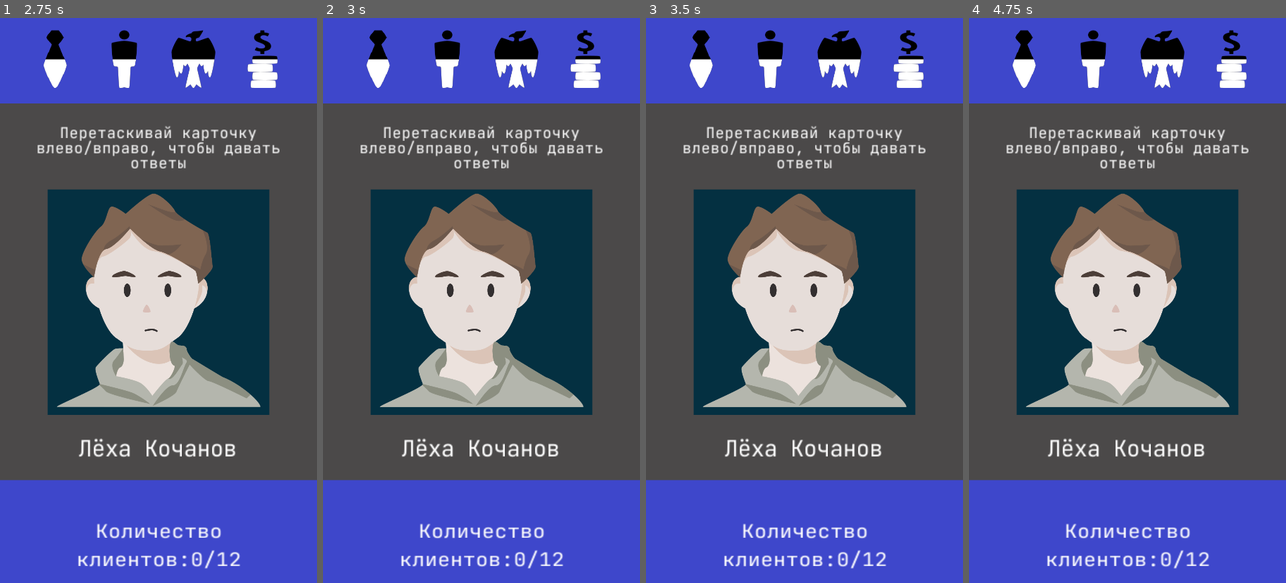
Above: before the commit, frames 1-4 (left to right).
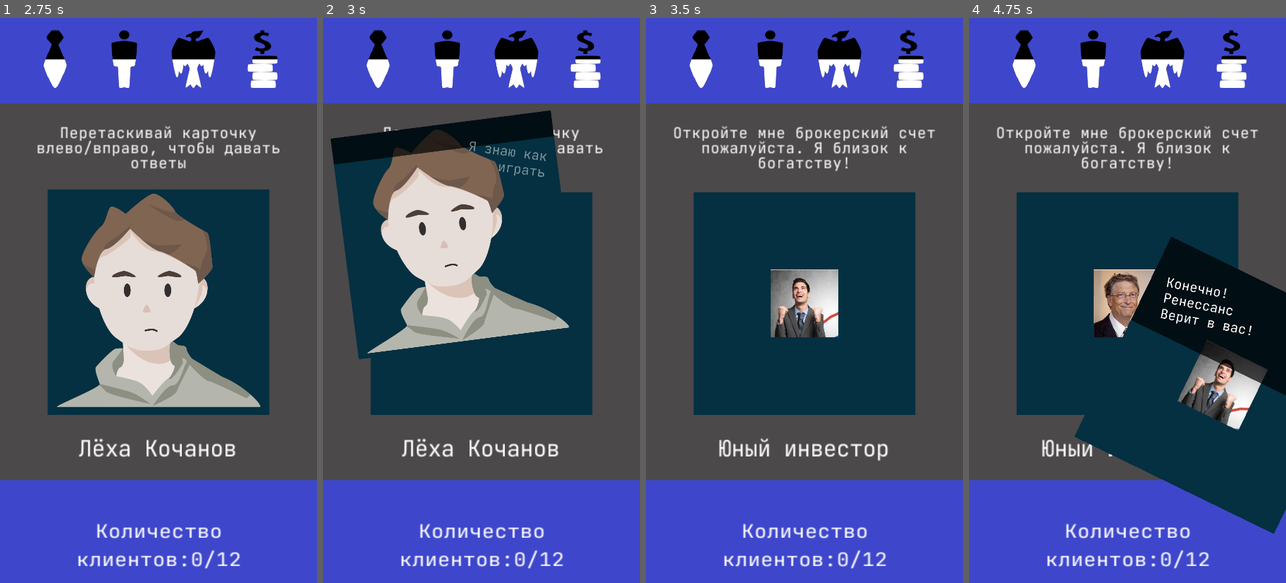
Above: after the commit, the same moments.

Repository: Nothengem/Detectivus
Game: Godot game, scene res://Scenes/StartMenu.tscn
Same seed, same stepped clock (60 frames per second), same inputs: the game is played once before the commit and once after it.
Inputs (mouse positions are in pixels of both pictures, inside the frame that each line leads up to):
- Up to frame 1 (2.75 s): tap Enter at 0.5 s; move the mouse to (228, 272) at 0.52 s; click (228, 272) at 0.67 s; tap Space at 1.25 s; drag from (158, 306) to (142, 413) at 1.27 s; move the mouse to (190, 176) at 2.02 s; click (190, 176) at 2.17 s
- Up to frame 2 (3 s): drag from (465, 413) to (386, 215) at 2.77 s
- Up to frame 3 (3.5 s): no input
- Up to frame 4 (4.75 s): move the mouse to (1222, 385) at 3.52 s; click (1222, 385) at 3.67 s; tap Enter at 4.25 s; drag from (1032, 215) to (1127, 300) at 4.27 s

Frame 1 is identical in both runs. In frame 2, 25% of the frame differs, in the area x 2-86%, y 16-69%; in frame 3, 15%; in frame 4, 31%, in the area x 8-100%, y 19-92%.

Commit message:
Новые спрайты, переработал базу данных карт

Diff:
--- a/CardDataBase.gd
+++ b/CardDataBase.gd
@@ -19,7 +19,7 @@
 
 const DATA = {
 
-	Tutorial1 :
+	"Tutorial1" :
 		["Tutorial", #ссылка на папку персонажей 0
 		"AlexeyKochanov", #кто говорит 1, портрет
 		"Перетаскивай карточку влево/вправо, чтобы давать ответы", #что говорит 2
@@ -38,7 +38,7 @@
 		"Random", #Следующая карта на право 15 (ДА)
 		"None"], #Игровое событие
 
-	Tutorial2 :
+	"Tutorial2" :
 		["Tutorial",
 		"AlexeyKochanov", #кто говорит
 		"Сохраняй баланс, чтобы удержаться на банковском рынке", #что говорит
@@ -57,7 +57,7 @@
 		"Random",
 		"None"],
 
-	Tutorial3 :
+	"Tutorial3" :
 		["Tutorial",
 		"AlexeyKochanov", #кто говорит
 		"4 показателя вверху. Нельзя опускать их до минимума и максимума", #что говорит
@@ -76,7 +76,7 @@
 		"Random",
 		"None"],
 
-	Tutorial4 :
+	"Tutorial4" :
 		["Tutorial",
 		"AlexeyKochanov", #кто говорит
 		"Моральных дух банка,  отношение людей, отношение ЦБ и финансы", #что говорит
@@ -95,7 +95,7 @@
 		"Random",
 		"None"],
 
-	Random1 :
+	"Random1" :
 		["Characters", #ссылка на папку персонажей 0
 		"AnastasiyaMalkova", #кто говорит 1
 		"Мне нужен кредит в 1'000'000. Отдам быстро", #что говорит 2
@@ -114,7 +114,7 @@
 		"Random",
 		"None"],
 
-	Random2 :
+	"Random2" :
 		["Characters",
 		"AnastasiyaCherevatkina", #кто говорит
 		"Я просто мимо проходила, не обращай внимание", #что говорит
@@ -133,7 +133,7 @@
 		"Random2b",
 		"None"],
 
-	Random2a :
+	"Random2a" :
 		["Characters",
 		"AnastasiyaCherevatkina", #кто говорит
 		"500'000 под 10% говорите??? Дайте два!", #что говорит
@@ -152,7 +152,7 @@
 		"Random",
 		"None"],
 
-	Random2b :
+	"Random2b" :
 		["Characters",
 		"AnastasiyaCherevatkina", #кто говорит
 		"Охеренел!? Я тебя сама сейчас так кредитану!", #что говорит
@@ -171,7 +171,7 @@
 		"Random",
 		"None"],
 
-	Random3 :
+	"Random3" :
 		["Characters",
 		"AlexeySilkin", #кто говорит
 		"Мне нужна дебетовка. Желательно с бонусами", #что говорит
@@ -186,11 +186,11 @@
 		-15, #Люди на право 11
 		+10, #ЦБ на право 12
 		0, #Деньги на право 13
-		"Random",
-		"Random5a",
-		"None"],
-
-	Random3a :
+		"Random3a",
+		"Random",
+		"None"],
+
+	"Random3a" :
 		["Characters",
 		"AlexeySilkin", #кто говорит
 		"Говорите кредита даёт больше свободы? Ну давайте...", #что говорит
@@ -205,11 +205,11 @@
 		0, #Люди на право 11
 		+20, #ЦБ на право 12
 		-10, #Деньги на право 13
-		"Random",
-		"Random5b",
-		"None"],
-
-	Random3b :
+		"Random3b",
+		"Random",
+		"None"],
+
+	"Random3b" :
 		["Characters",
 		"AlexeySilkin", #кто говорит
 		"Блин да хорош уже меня разводить! Я ухожу!", #что говорит
@@ -224,11 +224,11 @@
 		-20, #Люди на право 11
 		-20, #ЦБ на право 12
 		0, #Деньги на право 13
-		"Random5c",
-		"Random",
-		"None"],
-
-	Random3c :
+		"Random3c",
+		"Random",
+		"None"],
+
+	"Random3c" :
 		["Characters",
 		"AlexeySilkin", #кто говорит
 		"Ок", #что говорит
@@ -247,7 +247,7 @@
 		"Random",
 		"None"],
 
-	Random4 :
+	"Random4" :
 		["Characters",
 		"Bman", #кто говорит
 		"Никто не даёт мне кредит... на ремонт не хватает. Дадите?", #что говорит
@@ -266,7 +266,7 @@
 		"Random",
 		"None"],
 
-	Random5 :
+	"Random5" :
 		["Characters",
 		"CBomjMan", #кто говорит
 		"Привет! Я за баблом! хахахаха!!! Возвращать, конечно не буду xD", #что говорит
@@ -281,11 +281,11 @@
 		-20, #Люди на право 11
 		-20, #ЦБ на право 12
 		0, #Деньги на право 13
-		"Random",
 		"Random5a",
-		"None"],
-
-	Random5a :
+		"Random5a",
+		"None"],
+
+	"Random5a" :
 		["Characters",
 		"CBomjMan", #кто говорит
 		"Я буду жаловаться в ЦБ! Сильно при сильно!", #что говорит
@@ -304,7 +304,7 @@
 		"Random",
 		"None"],
 
-	Random6 :
+	"Random6" :
 		["Characters", #ссылка на папку персонажей 0
 		"DmitriyOvsyannikov", #кто говорит 1
 		"Я пришел сюда за кредиткой. Больше ничего не предлагать!", #что говорит 2
@@ -323,7 +323,7 @@
 		"Random",
 		"None"],
 
-	Random7 :
+	"Random7" :
 		["Characters",
 		"Chechen", #кто говорит
 		"В вашАм Панке у меня есть кредиДка. ХАчу втАрАя братан", #что говорит
@@ -342,7 +342,7 @@
 		"Random",
 		"None"],
 
-	Random8 :
+	"Random8" :
 		["Characters",
 		"BArtem", #кто говорит
 		"Мне пришла СМС о том, что одобрена кредитная карта", #что говорит
@@ -361,7 +361,7 @@
 		"Random",
 		"None"],
 
-	Random9 :
+	"Random9" :
 		["Characters",
 		"KristinaStepanova", #кто говорит
 		"Хочу положить деньги на депозит. 400'000.", #что говорит
@@ -380,7 +380,7 @@
 		"Random",
 		"None"],
 
-	Random10 :
+	"Random10" :
 		["Characters",
 		"Babylia", #кто говорит
 		"Я принесла 10'000 на депозит. Через год накопится мильён?", #что говорит
@@ -399,7 +399,7 @@
 		"Random",
 		"None"],
 
-	Random11 :
+	"Random11" :
 		["Characters", #ссылка на папку персонажей 0
 		"IlonMask", #кто говорит 1
 		"Я принес немного денег на депозит. Где разгрузить грузовик?", #что говорит 2
@@ -418,7 +418,7 @@
 		"Random",
 		"None"],
 
-	Random12 :
+	"Random12" :
 		["Characters",
 		"Mafiosi", #кто говорит
 		"За мной гонятся! Быстрее возьмите деньги на сохранение!", #что говорит
@@ -431,7 +431,7 @@
 		"Random",
 		"None"],
 
-	Random13 :
+	"Random13" :
 		["Characters",
 		"GrishaGrachev", #кто говорит
 		"Хочу открыть брокерский счет", #что говорит
@@ -450,7 +450,7 @@
 		"Random",
 		"None"],
 
-	Random13a :
+	"Random13a" :
 		["Characters",
 		"GrishaGrachev", #кто говорит
 		"Нет, спасибо. Только брокерский счет", #что говорит
@@ -469,7 +469,7 @@
 		"Random",
 		"None"],
 
-	Random13b :
+	"Random13b" :
 		["Characters",
 		"GrishaGrachev", #кто говорит
 		"СКОЛЬКО??? Ладно... проинвестируем. Спасибо", #что говорит
@@ -488,7 +488,7 @@
 		"Random",
 		"None"],
 
-	Random14 :
+	"Random14" :
 		["Characters",
 		"BitKogan", #кто говорит
 		"Я бы потестил брокерские услуги и написал обзор", #что говорит
@@ -507,7 +507,7 @@
 		"Random",
 		"None"],
 
-	Random15 :
+	"Random15" :
 		["Characters",
 		"InvestorJunior", #кто говорит
 		"Откройте мне брокерский счет пожалуйста. Я близок к богатству!", #что говорит
@@ -526,7 +526,7 @@
 		"Random",
 		"None"],
 
-	Random16 :
+	"Random16" :
 		["Characters",
 		"OstapBender", #кто говорит
 		"Я опытны инвестор. Раскрою банку секреты... за плату", #что говорит
@@ -545,7 +545,7 @@
 		"Random",
 		"None"],
 
-	Random17 :
+	"Random17" :
 		["Characters",
 		"OlegTinkoff", #кто говорит
 		"Мой Банк разорился. Дайте денег на покупку телека, плиз", #что говорит
@@ -564,7 +564,7 @@
 		"Random",
 		"None"],
 
-	Random17a :
+	"Random17a" :
 		["Characters",
 		"OlegTinkoff", #кто говорит
 		"Да. Ваш Банк разорил мой. Дайте денег... плиз", #что говорит
@@ -583,7 +583,7 @@
 		"Random",
 		"None"],
 
-	Random18 :
+	"Random18" :
 		["Characters",
 		"BillGates", #кто говорит
 		"Никогда не брал кредиты. Хочу купить чайник. Займёте?", #что говорит
@@ -602,7 +602,7 @@
 		"Random",
 		"None"],
 
-	Random18a :
+	"Random18a" :
 		["Characters",
 		"BillGates", #кто говорит
 		"Да, ничего. Просто дурью маюсь", #что говорит
@@ -621,7 +621,7 @@
 		"Random",
 		"None"],
 
-	Random19 :
+	"Random19" :
 		["Characters",
 		"Putin", #кто говорит
 		"Некогда объяснять. Срочно нужны деньги на диван", #что говорит
@@ -640,7 +640,7 @@
 		"Random",
 		"None"],
 
-	Random20 :
+	"Random20" :
 		["Characters",
 		"MegaBomj", #кто говорит
 		"Я сейчас выбью из вас деньги себе на машину!!!", #что говорит
@@ -659,7 +659,7 @@
 		"Random",
 		"None"],
 
-		Random21 :
+	"Random21" :
 		["Characters",
 		"RomanShabanov", #кто говорит
 		"Мне нужен кредит на хату. Дома не одобряют", #что говорит
@@ -678,7 +678,7 @@
 		"Random",
 		"None"],
 
-		Random21a :
+	"Random21a" :
 		["Characters",
 		"RomanShabanov", #кто говорит
 		"эээй а что так много... В европе дешевле!", #что говорит
@@ -697,7 +697,7 @@
 		"Random",
 		"None"],
 
-		Random22 :
+	"Random22" :
 		["Characters",
 		"CBreviewer", #кто говорит
 		"Покажите отчетность за прошлый квартал", #что говорит
@@ -716,8 +716,7 @@
 		"Random",
 		"CentralBankDice1"],
 
-
-	LooseTopHealth :
+	"LooseTopHealth" :
 		["LooseScreen", #ссылка на папку персонажей 0
 		"LooseTopHealth", #кто говорит 1
 		"Банк стал слишком уверенным в себе и нанял кучу сотрудников", #что говорит 2
@@ -736,7 +735,7 @@
 		"Random",
 		"None"],
 
-	LooseBottomHealth :
+	"LooseBottomHealth" :
 		["LooseScreen", #ссылка на папку персонажей 0
 		"LooseBottomHealth", #кто говорит 1
 		"Сотрудники потеряли веру в Банк", #что говорит 2
@@ -755,7 +754,7 @@
 		"Random",
 		"None"],
 
-	LooseTopLaw :
+	"LooseTopLaw" :
 		["LooseScreen", #ссылка на папку персонажей 0
 		"LooseTopLaw", #кто говорит 1
 		"В офис ринулась толпа радостных клиентов. Банк лопнул от потока людей", #что говорит 2
@@ -774,7 +773,7 @@
 		"Random",
 		"None"],
 
-	LooseBottomLaw :
+	"LooseBottomLaw" :
 		["LooseScreen", #ссылка на папку персонажей 0
 		"LooseBottomLaw", #кто говорит 1
 		"Ваш Банк нигде не любят. Клиенты закрыли все счета", #что говорит 2
@@ -793,7 +792,7 @@
 		"Random",
 		"None"],
 
-	LooseTopBanditism :
+	"LooseTopBanditism" :
 		["LooseScreen", #ссылка на папку персонажей 0
 		"LooseTopBanditism", #кто говорит 1
 		"Вы слишком заметны для ЦБ. Вас взяли под контроль", #что говорит 2
@@ -812,7 +811,7 @@
 		"Random",
 		"None"],
 
-	LooseBottomBanditism :
+	"LooseBottomBanditism" :
 		["LooseScreen", #ссылка на папку персонажей 0
 		"LooseBottomBanditism", #кто говорит 1
 		"Вы не светитесь перед ЦБ. ЦБ решил, что Банк не эффективен", #что говорит 2
@@ -831,7 +830,7 @@
 		"Random",
 		"None"],
 
-	LooseTopLuck :
+	"LooseTopLuck" :
 		["LooseScreen", #ссылка на папку персонажей 0
 		"LooseTopLuck", #кто говорит 1
 		"Ваш Банк затопило деньгами. Все погибли", #что говорит 2
@@ -850,7 +849,7 @@
 		"Random",
 		"None"],
 
-	LooseBottomLuck :
+	"LooseBottomLuck" :
 		["LooseScreen", #ссылка на папку персонажей 0
 		"LooseBottomLuck", #кто говорит 1
 		"Деньги закончились. Банку не на что существовать", #что говорит 2
--- a/Scenes/CharacterControl.tscn
+++ b/Scenes/CharacterControl.tscn
@@ -4,7 +4,7 @@
 [ext_resource path="res://Scenes/CharacterControl.gd" type="Script" id=2]
 
 [sub_resource type="RectangleShape2D" id=1]
-extents = Vector2( 124.199, 123.304 )
+extents = Vector2( 835.374, 1150.14 )
 
 [sub_resource type="Animation" id=2]
 resource_name = "Apperiance"
@@ -131,7 +131,6 @@
 self_modulate = Color( 1, 1, 1, 0 )
 
 [node name="CollisionShape2D" type="CollisionShape2D" parent="."]
-visible = false
 shape = SubResource( 1 )
 
 [node name="LeftChoose" type="Position2D" parent="."]
--- a/Scenes/MainScene.tscn
+++ b/Scenes/MainScene.tscn
@@ -34,7 +34,7 @@
 rect_pivot_offset = Vector2( 540, 960 )
 mouse_filter = 2
 __meta__ = {
-"_edit_use_anchors_": false
+"_edit_use_anchors_": true
 }
 
 [node name="GameBackGround2" type="NinePatchRect" parent="Control"]
@@ -62,7 +62,10 @@
 [node name="Character" parent="Control" instance=ExtResource( 4 )]
 mouse_filter = 2
 
-[node name="Control" parent="Control/Character/CharacterCard" index="1"]
+[node name="Control" parent="Control/Character/CharacterCardLeft" index="1"]
+visible = false
+
+[node name="Control" parent="Control/Character/CharacterCardRight" index="1"]
 visible = false
 
 [node name="Position2D" type="Position2D" parent="Control"]
@@ -73,4 +76,6 @@
 
 [editable path="Control/Character"]
 
-[editable path="Control/Character/CharacterCard"]
+[editable path="Control/Character/CharacterCardLeft"]
+
+[editable path="Control/Character/CharacterCardRight"]
--- a/Scenes/NextCharacter.gd
+++ b/Scenes/NextCharacter.gd
@@ -2,4 +2,4 @@
 
 
 func nextcardupdate():
-	$CharacterCard/CharacterPortrait.texture = load(Scriptwriter.NextCardImage)
+	$CharacterCardRight/CharacterPortrait.texture = load(Scriptwriter.NextCardImageRight)
--- a/Scenes/NextCharacter.tscn
+++ b/Scenes/NextCharacter.tscn
@@ -15,4 +15,8 @@
 "_edit_use_anchors_": true
 }
 
-[node name="CharacterCard" parent="." instance=ExtResource( 1 )]
+[node name="CharacterCardLeft" parent="." instance=ExtResource( 1 )]
+
+[node name="CharacterCardRight" parent="." instance=ExtResource( 1 )]
+
+[node name="Tween" type="Tween" parent="."]
--- a/Scriptwriter.gd
+++ b/Scriptwriter.gd
@@ -6,7 +6,8 @@
 var CardInfo #переменная хранящая данные из выбранной карты
 var CardImage #переменная хранящая путь до карты
 var NextCardInfo #переменная для обращения к следующей карте из массива
-var NextCardImage #переменная хранящая путь до картинки следующей карты
+var NextCardImageRight #переменная хранящая путь до картинки следующей карты при ответе "Да"
+var NextCardImageLeft #переменная хранящая путь до картинки следующей карты при ответе "Нет"
 var CardName #переменная хранящая название карты
 var CardText #переменная хранщая текст карты
 var CardRAnswer #переменная для правого ответа
@@ -66,6 +67,10 @@
 func _ready():
 	level_massive_generator()
 
+	var a
+	a = CardDataBase.DATA.keys()
+	print(a)
+
 func level_massive_generator():
 	var level_composit
 	for i in range(1, 22):
@@ -73,7 +78,8 @@
 		level_composit = "Random" + str(i)
 		level_cards.append(level_composit)
 	level_cards.shuffle()
-	NextCardImage = level_cards[1]
+	NextCardImageRight = level_cards[1]
+#	NextCardImageLeft =
 	get_tree().call_group("NextCharacterCard", "nextcardupdate")
 
 
@@ -105,18 +111,20 @@
 
 func card_var_generator():
 	if CardChoose == "Random":
-		CardChoose = level_cards[0]
+		CardChoose = str(level_cards[0])
 
-	CardInfo = CardDataBase.DATA[CardDataBase.get(CardChoose)] #применили к переменной кардинфо все данные карты из базы данных
+	print(CardChoose)
+#	CardInfo = CardDataBase.DATA[CardDataBase.get(CardChoose)] #применили к переменной кардинфо все данные карты из базы данных
+	CardInfo = CardDataBase.DATA.get(CardChoose)
 	CardImage = str ("res://Resources/GFX/CharacterPortraits", "/", CardInfo[1], ".png") #сгенерировали путь в проекте до портрета персонажа
 	CardType = CardInfo[0] #тип карты
 
 	if CardType == "Characters":
-		NextCardInfo = CardDataBase.DATA[CardDataBase.get(level_cards[1])]
+		NextCardInfo = CardDataBase.DATA.get(level_cards[1])
 	elif CardType == "Tutorial":
-		NextCardInfo = CardDataBase.DATA[CardDataBase.get(level_cards[0])]
+		NextCardInfo = CardDataBase.DATA.get(level_cards[0])
 
-	NextCardImage = str ("res://Resources/GFX/CharacterPortraits", "/", NextCardInfo[1], ".png")
+	NextCardImageRight = str ("res://Resources/GFX/CharacterPortraits", "/", NextCardInfo[1], ".png")
 	get_tree().call_group("NextCharacterCard", "nextcardupdate")
 
 	if CardType != "Tutorial":
Binary file added: Resources/GFX/CharacterCotaint/Ears/Eartype1.png
Not shown, added: Resources/GFX/CharacterCotaint/Ears/Eartype1.png.import
Binary file added: Resources/GFX/CharacterCotaint/Ears/Eartype2.png
Not shown, added: Resources/GFX/CharacterCotaint/Ears/Eartype2.png.import
Binary file added: Resources/GFX/CharacterCotaint/Ears/Eartype3.png
Not shown, added: Resources/GFX/CharacterCotaint/Ears/Eartype3.png.import
Binary file added: Resources/GFX/CharacterCotaint/Ears/Eartype4.png
Not shown, added: Resources/GFX/CharacterCotaint/Ears/Eartype4.png.import
Binary file added: Resources/GFX/CharacterCotaint/Eyebrows/Eyebrowstype1.png
Not shown, added: Resources/GFX/CharacterCotaint/Eyebrows/Eyebrowstype1.png.import
Binary file added: Resources/GFX/CharacterCotaint/Eyebrows/Eyebrowstype10.png
Not shown, added: Resources/GFX/CharacterCotaint/Eyebrows/Eyebrowstype10.png.import
(and 191 more such lines)
